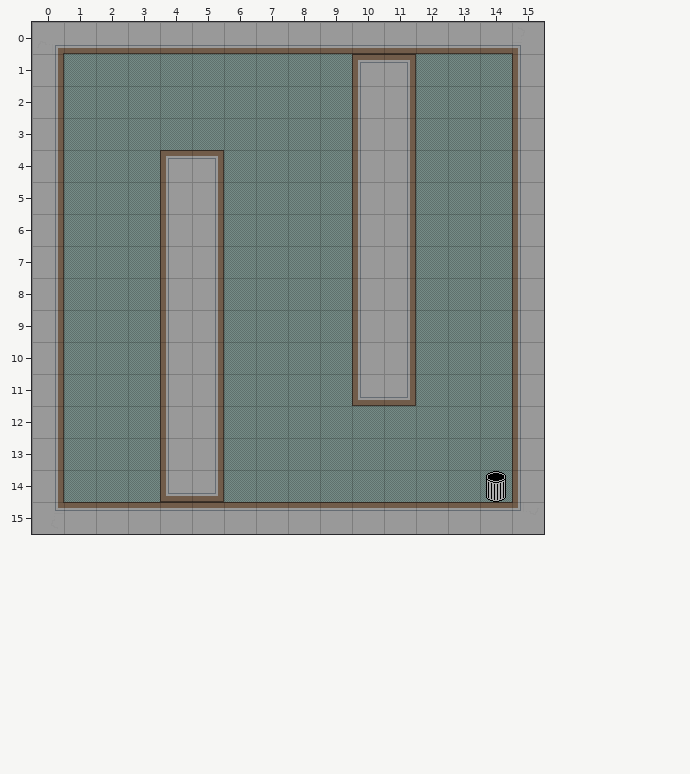
An edit to a level. Tiled map, core/assets/Maps/Official Maps/differentsizeghosts.tmx. Above: the version before the commit.
Cells are 32x32 px. Shown: x 0..15, y 0..15.
Once edited:
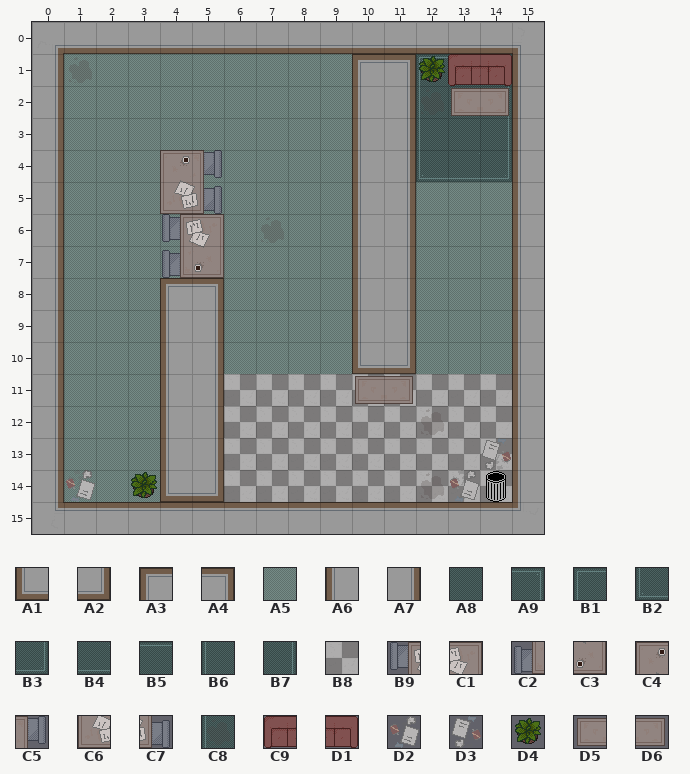
Key: from "oltile": A1 4, A2 5, A3 6, A4 7, A5 16, A6 18, A7 19; from "rugs": A8 0, A9 1, B1 2, B2 3, B3 4, B4 5, B5 6, B6 7, B7 8, B8 15, B9 16, C1 17, C2 18, C3 19, C4 20, C5 21, C6 22, C7 23, C8 25, C9 26, D1 27, D2 28, D3 29, D4 30, D5 45, D6 46.
__ is an empty cell, ## one hidden under a higher layer, .. an unchanged one.
See-through tiles are keyed as they look on the map.
Edits made:
--- layer "Tile Layer 2"
@@ x 12..14 @@
- 1 A5 A5 A5
- 2 A5 A5 A5
- 3 A5 A5 A5
- 4 A5 A5 A5
+ 1 B1 B5 A9
+ 2 B6 A8 B7
+ 3 B6 A8 B7
+ 4 B2 B4 B3
@@ x 6..14 @@
-11 A5 A5 A5 A5 ## ## A5 A5 A5
-12 A5 A5 A5 A5 A5 A5 A5 A5 A5
-13 A5 A5 A5 A5 A5 A5 A5 A5 A5
-14 A5 A5 A5 A5 A5 A5 A5 A5 A5
+11 B8 B8 B8 B8 B8 B8 B8 B8 B8
+12 B8 B8 B8 B8 B8 B8 B8 B8 B8
+13 B8 B8 B8 B8 B8 B8 B8 B8 B8
+14 B8 B8 B8 B8 B8 B8 B8 B8 B8
--- layer "Tile Layer 1"
@@ x 12..14 @@
- 1 __ __ __
- 2 __ __ __
+ 1 D4 C9 D1
+ 2 C8 D5 D6
@@ x 4..5 @@
- 4 A3 A4
- 5 A6 A7
- 6 A6 A7
- 7 A6 A7
- 8 A6 A7
+ 4 C4 C5
+ 5 C6 C7
+ 6 B9 C1
+ 7 C2 C3
+ 8 A3 A4
@@ x 1..14 @@
-10 .. .. .. .. .. .. .. .. .. A6 A7 .. .. ..
-11 .. .. .. .. .. .. .. .. .. A1 A2 .. .. ..
-12 .. .. .. .. .. .. .. .. .. .. .. __ .. ..
-13 .. .. .. .. .. .. .. .. .. .. .. .. .. __
-14 __ .. __ .. .. .. .. .. .. .. .. __ __ ..
+10 .. .. .. .. .. .. .. .. .. A1 A2 .. .. ..
+11 .. .. .. .. .. .. .. .. .. D5 D6 .. .. ..
+12 .. .. .. .. .. .. .. .. .. .. .. C8 .. ..
+13 .. .. .. .. .. .. .. .. .. .. .. .. .. D3
+14 D2 .. D4 .. .. .. .. .. .. .. .. C8 D2 ..
